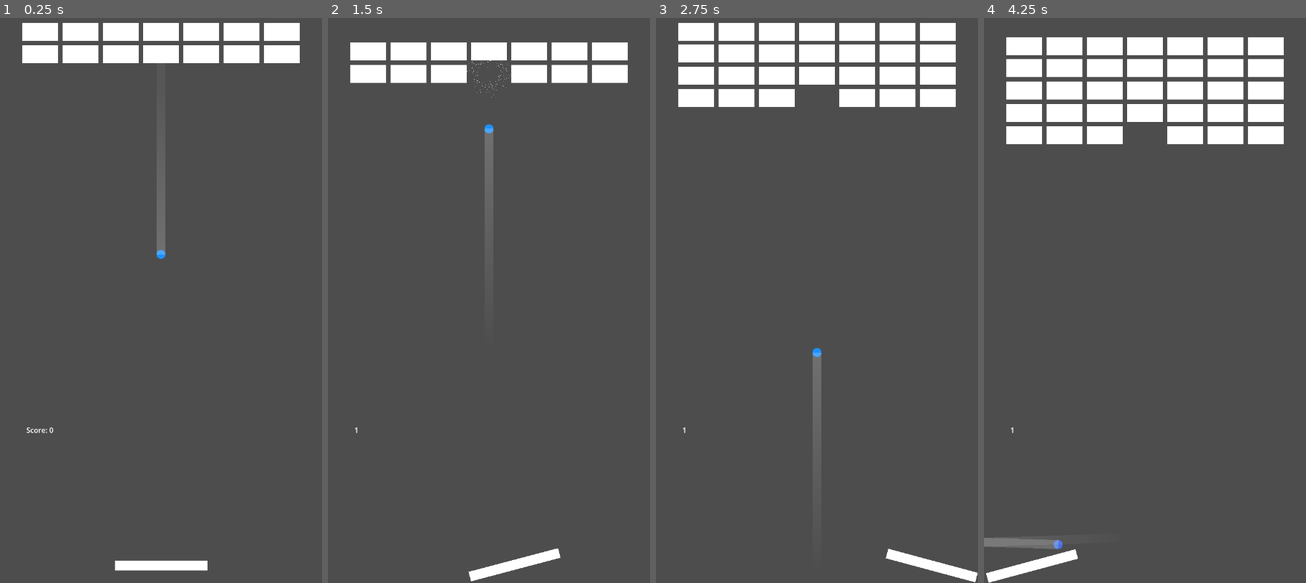
Above: before the commit, frames 1-4 (left to right).
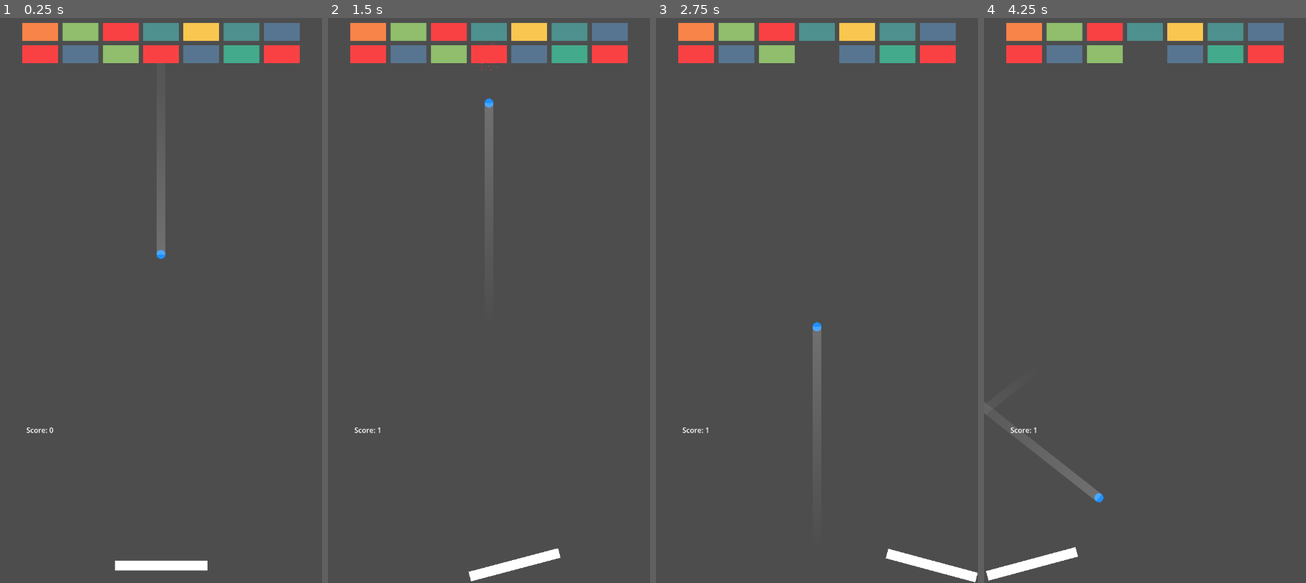
Above: after the commit, the same moments.

Repository: lbarman/brickgame
Game: Godot game, scene res://main.tscn
Same seed, same stepped clock (60 frames per second), same inputs: the game is played once before the commit and once after it.
Inputs:
- Up to frame 1 (0.25 s): no input
- Up to frame 2 (1.5 s): tap Enter (ui_accept) at 0.5, 0.77 s; hold Right (ui_right) 0.53-1.28 s; tap F at 0.6, 1.35 s; hold Left (ui_left) from 1.28 s (still down)
- Up to frame 3 (2.75 s): tap Enter (ui_accept) at 1.52 s; release Left (ui_left) at 2.03 s; hold Right (ui_right) from 2.03 s (still down); tap F at 2.1 s
- Up to frame 4 (4.25 s): tap F at 2.85, 3.6 s; tap Enter (ui_accept) at 3.02, 3.77 s; release Right (ui_right) at 3.53 s; hold Left (ui_left) from 3.53 s (still down)

The runs differ from the first frame. In frame 1, 5.0% of the frame differs, in the area x 6-94%, y 0-8%; in frame 2, 7.8%; in frame 3, 9.9%; in frame 4, 16%, in the area x 0-94%, y 0-100%.

Commit message:
Pre shader

Diff:
--- a/blocks.gd
+++ b/block_manager.gd
@@ -1,5 +1,5 @@
 extends Node2D
-
+class_name BlockManager
 
 @export_group("Grid")
 @export var num_rows: int = 2
@@ -24,7 +24,18 @@
 	set(s):
 		score = s
 		if label:
-			label.text = str(s)
+			label.text = "Score: "+str(s)
+
+var color_palette = [
+	Color("d90429"), # Paradise Pink
+	Color("f94144"), # Imperial Red
+	Color("f9844a"), # Mango Tango
+	Color("f9c74f"), # Saffron
+	Color("90be6d"), # Pistachio
+	Color("43aa8b"), # Zomp
+	Color("4d908e"), # Queen Blue
+	Color("577590"), # Payne's Gray
+]
 
 func inc_score(d):
 	score += d
@@ -58,45 +69,49 @@
 	spawn_timer.start()
 
 func spawn_row(y_pos: float = spawn_y):
+	var prev_color = Color.WHEAT
 	var row_id = next_row_id
 	next_row_id += 1
 	for col in range(num_columns):
 		var x_pos = spawn_x + col * (block_size.x + horizontal_spacing)
-		spawn_block(next_row_id, Vector2(x_pos, y_pos))
+		var block = spawn_block(next_row_id, col, Vector2(x_pos, y_pos), prev_color)
+		prev_color = block.color
 
-func spawn_block(row_id: int, pos: Vector2):
+func spawn_block(row_id: int, col_id: int, pos: Vector2, prev_color: Color) -> BlockTemplate:
 	var block: BlockTemplate = blockTemplate.instantiate()
 	block.position = pos
-	block.color = Color.WHITE
+	block.color = color_palette.pick_random()
+	var color: Color
+	var available_colors = color_palette.filter(func(c): return c != prev_color)
+	if not available_colors.is_empty():
+		color = available_colors.pick_random()
+	else:
+		color = color_palette[0]
+	block.color = color
 	block.row_id = row_id
+	block.col_id = col_id
 	block.block_manager = self
 	add_child(block)
 	blocks.append(block)
+	return block
 
-func delete_same_color_adjacent_blocks():
-	if blocks.size() < 2:
-		return
+func delete_same_color_adjacent_blocks(row):
+	var blocks_this_row: Array[BlockTemplate] = []
+	for block in blocks:
+		if is_instance_valid(block) and !block.is_being_deleted && block.row_id == row:
+			blocks_this_row.append(block)
 
-	var blocks_to_destroy = []
-	var match_group = [blocks[0]]
+	blocks_this_row.sort_custom(sort_by_col)
 
-	for i in range(1, blocks.size()):
-		var current_block = blocks[i]
-		var last_block_in_group = match_group.back()
+	var to_destroy = {} # use key set only
+	for i in range(blocks_this_row.size()-1):
+		if blocks_this_row[i].color == blocks_this_row[i+1].color:
+			to_destroy[i] = blocks_this_row[i]
+			to_destroy[i+1] = blocks_this_row[i+1]
 
-		var current_color = current_block.get_node("ColorRect").color
-		var last_color = last_block_in_group.get_node("ColorRect").color
+	for k in to_destroy:
+		to_destroy[k].destroy()
 
-		if current_color == last_color:
-			match_group.append(current_block)
-		else:
-			if match_group.size() >= 2:
-				blocks_to_destroy.append_array(match_group)
-			match_group = [current_block]
 
-	if match_group.size() >= 2:
-		blocks_to_destroy.append_array(match_group)
-
-	for block in blocks_to_destroy:
-		if is_instance_valid(block):
-			block.destroy()
+static func sort_by_col(a, b):
+	return a.col_id < b.col_id
--- a/block_template.gd
+++ b/block_template.gd
@@ -19,9 +19,11 @@
 		if color_rect:
 			color_rect.color = color
 
-var row_id : int = 0
+var row_id: int = 0
+var col_id: int = 0
 var target_pos: Vector2 = Vector2.ZERO
-var block_manager: Node2D
+var is_being_deleted: bool = false
+var block_manager: BlockManager
 
 func get_target():
 	if target_pos:
@@ -44,9 +46,11 @@
 	if not body.is_in_group("ball"):
 		return
 
+	destroy()
 	if block_manager:
 		block_manager.inc_score(1)
-	destroy()
+		block_manager.delete_same_color_adjacent_blocks(row_id)
+
 
 
 func _physics_process(delta):
@@ -68,6 +72,7 @@
 
 
 func destroy():
+	is_being_deleted = true
 	# --- Spawn Particles ---
 	var particles = cpu_particles_2d.duplicate()
 	particles.global_position = global_position
--- a/block_template.tscn
+++ b/block_template.tscn
@@ -8,6 +8,7 @@
 [node name="BlockTemplate" type="RigidBody2D"]
 gravity_scale = 0.0
 script = ExtResource("1_24s8e")
+block_mass = 1000.0
 
 [node name="ColorRect" type="ColorRect" parent="."]
 offset_left = -40.0
--- a/main.tscn
+++ b/main.tscn
@@ -3,7 +3,7 @@
 [ext_resource type="Script" uid="uid://bibpgh1wpq85e" path="res://ball_sprite.gd" id="2_0xm2m"]
 [ext_resource type="Script" uid="uid://cwy34xppk8go5" path="res://character_body_2d.gd" id="2_1bvp3"]
 [ext_resource type="Script" uid="uid://cgf17gx47yxj2" path="res://ball_rigid_body_2d.gd" id="2_h2yge"]
-[ext_resource type="Script" uid="uid://dvbo1cw5ddn11" path="res://blocks.gd" id="4_1bvp3"]
+[ext_resource type="Script" uid="uid://dvbo1cw5ddn11" path="res://block_manager.gd" id="4_1bvp3"]
 
 [sub_resource type="RectangleShape2D" id="RectangleShape2D_ig7tw"]
 size = Vector2(207, 22)
@@ -74,10 +74,11 @@
 
 [node name="TrajectoryLine2D" type="Line2D" parent="Ball"]
 
-[node name="Blocks" type="Node2D" parent="."]
+[node name="BlockManager" type="Node2D" parent="."]
 script = ExtResource("4_1bvp3")
 
-[node name="ShiftTimer" type="Timer" parent="Blocks"]
+[node name="ShiftTimer" type="Timer" parent="BlockManager"]
+wait_time = 5.0
 autostart = true
 
 [node name="Label" type="Label" parent="."]
--- a/project.godot
+++ b/project.godot
@@ -21,6 +21,10 @@
 window/size/viewport_height=1280
 window/handheld/orientation=1
 
+[editor_plugins]
+
+enabled=PackedStringArray("res://addons/gdscript_formatter/plugin.cfg")
+
 [rendering]
 
 renderer/rendering_method="mobile"
Not shown, added: addons/gdscript_formatter/LICENSE.txt
Not shown, added: addons/gdscript_formatter/gdscript_formatter.gd
Not shown, added: addons/gdscript_formatter/gdscript_formatter.gd.uid
Not shown, added: addons/gdscript_formatter/plugin.cfg
Renamed: blocks.gd.uid -> block_manager.gd.uid
